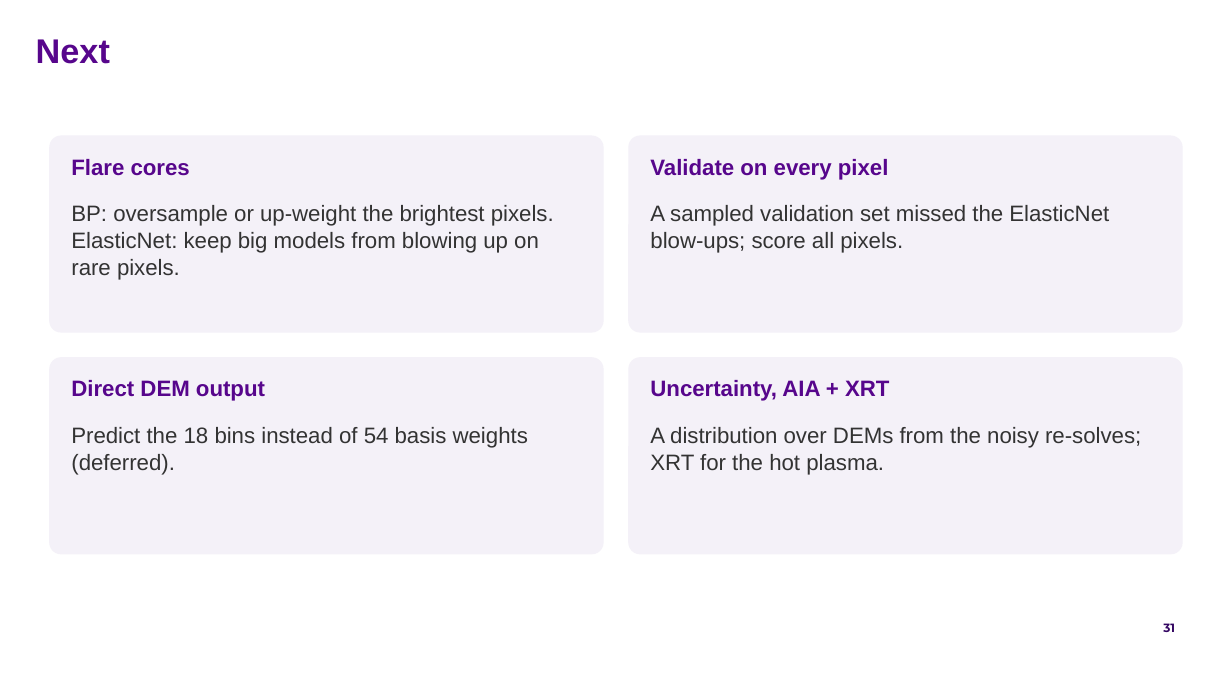
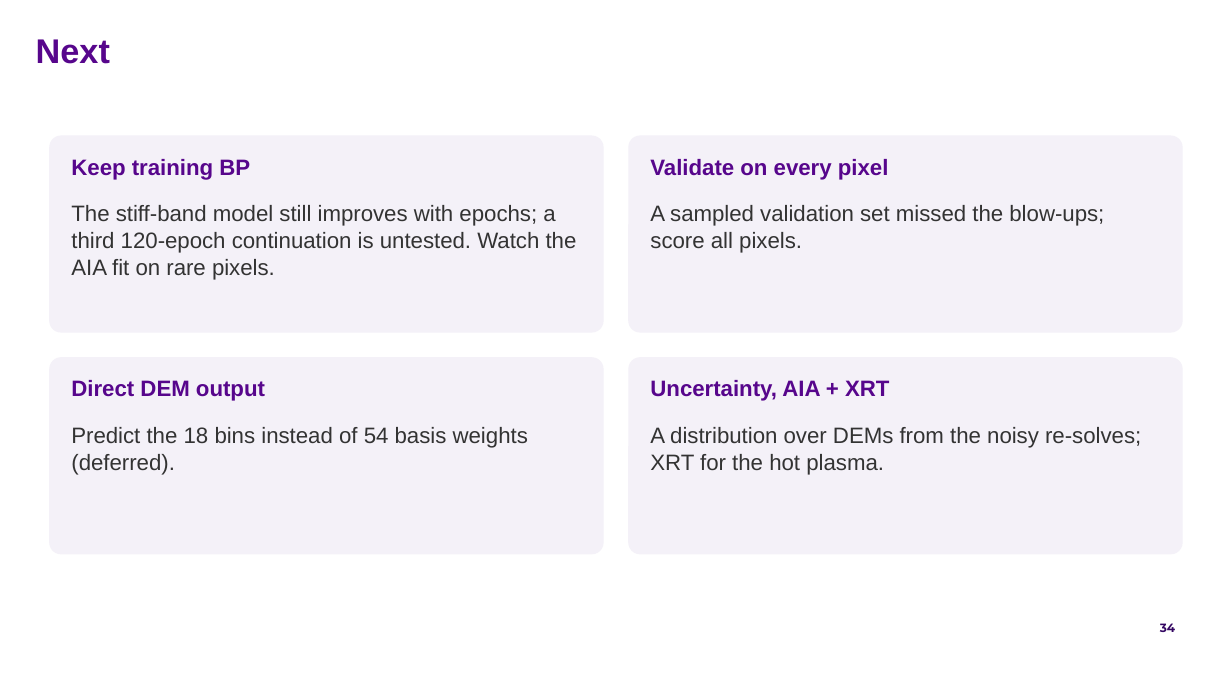
Before and after one commit to FruitPnchSamuraiG/solar-dem-inversion, a slide deck: slide 34 of slides/DEM_deck_v2.pptx (slide 31 before the commit). Drawn at 1232x693 pixels with LibreOffice and Linux fonts; fonts in the diff are those of the drawing; background and template pictures are left out. Boxes give left, top, right and bottom in pixels: in the first picture for what was removed or moved away, otherwise in the second. Text is boxed around its words. In the diff, an @@ line names an element or a change of style, - is before the commit and + after.

Commit message:
deck: rebuilt on the adopted stiff-band BP model; Part 7 is now the failure and the fix
Summary, model, loss (band weight mu), model-choice and results slides carry the
120 + 120 continued model. Part 7 has eight slides: the old failure, the
suggestions on the original loss, the objective-gap cause, the 616-vs-85 price,
the mu screen on validation, the stiff-band runs, flare cores now, what remains.
New-model figures in results/plots/22_adopted_bp_20261014 (README); outline synced;
STATE.md and CLAUDE.md record the revised BP final.

```diff
--- a/slides/DEM_deck_v2.pptx
+++ b/slides/DEM_deck_v2.pptx
@@ text at bbox=[71, 159, 250, 180]: text changed @@
-Flare cores
+Keep training BP
@@ text at bbox=[71, 205, 577, 280]: text changed @@
-BP: oversample or up-weight the brightest pixels. ElasticNet: keep big models from blowing up on rare pixels.
+The stiff-band model still improves with epochs; a third 120-epoch continuation is untested. Watch the AIA fit on rare pixels.
@@ text at bbox=[650, 205, 1104, 253]: text changed @@
-A sampled validation set missed the ElasticNet blow-ups; score all pixels.
+A sampled validation set missed the blow-ups; score all pixels.
@@ page number at bbox=[1160, 623, 1175, 632]: text changed @@
-31
+34
```
Also in this commit, not shown: 12 other slides changed, 8 slides added, 5 slides removed, 13 other files.
